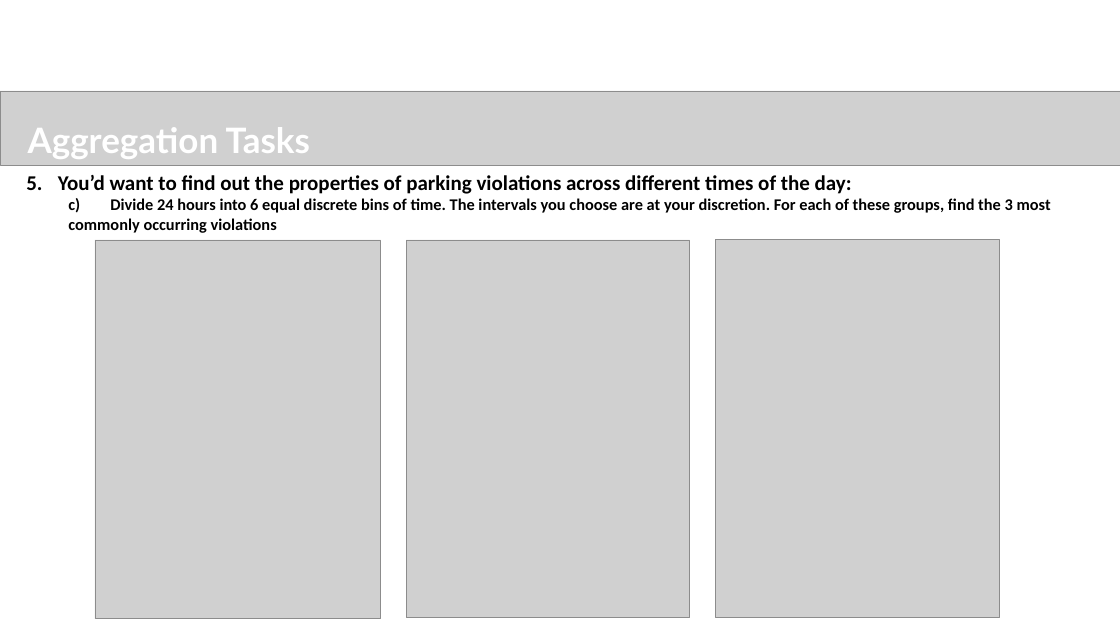
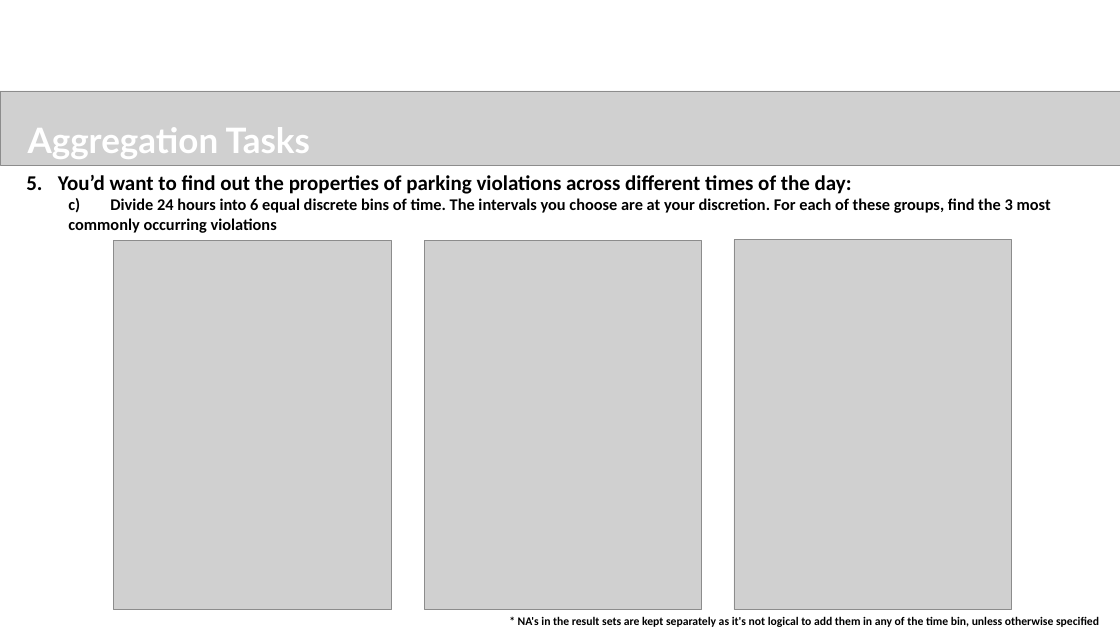
Before and after one commit to sureshballa/data-science-projects, a slide deck: slide 15 of NYC Parking Tickets EDA/FayizMayamVeettil_DDA1730041_main.pptx. Drawn at 1120x630 pixels with LibreOffice and Linux fonts; fonts in the diff are those of the drawing; grey boxes stand for pictures; background and template pictures are left out. Boxes give left, top, right and bottom in pixels: in the first picture for what was removed or moved away, otherwise in the second. Text is boxed around its words. In the diff, an @@ line names an element or a change of style, - is before the commit and + after.

```diff
--- a/NYC Parking Tickets EDA/FayizMayamVeettil_DDA1730041_main.pptx
+++ b/NYC Parking Tickets EDA/FayizMayamVeettil_DDA1730041_main.pptx
@@ picture: place and size @@
-picture at [95,240,381,619]
+picture at [113,240,392,609]
@@ picture: place and size @@
-picture at [407,240,690,618]
+picture at [425,240,702,609]
@@ picture: place and size @@
-picture at [716,239,1000,618]
+picture at [734,240,1012,610]
@@ text added at [518,616,1099,627], 10 pt, text #000000, bold @@
+  * NA's in the result sets are kept separately as it's not logical to add them in any of the time bin, unless otherwise specified
```
Also in this commit, not shown: 6 other slides changed, 2 slides added, 2 other files.
